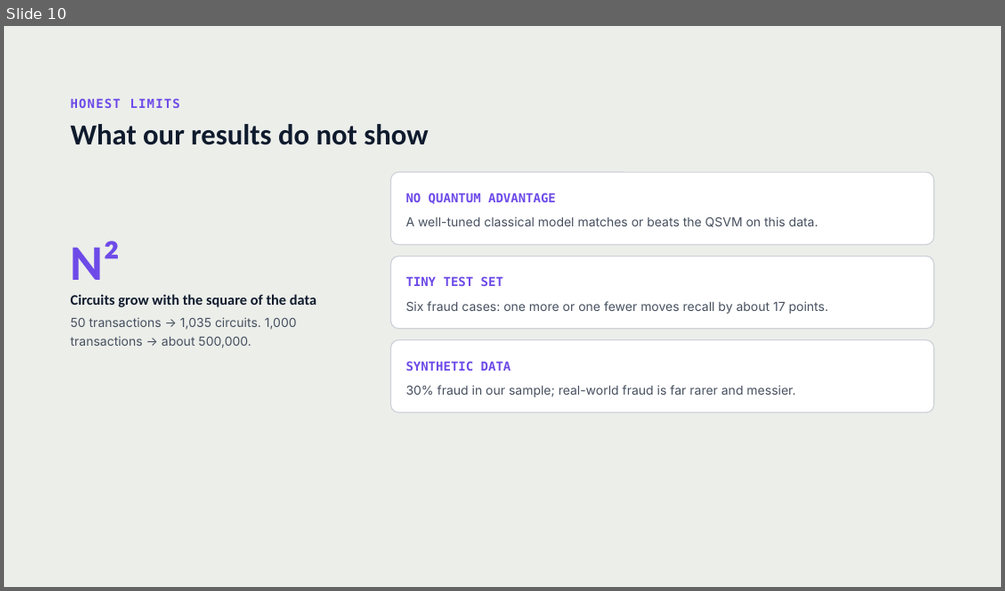
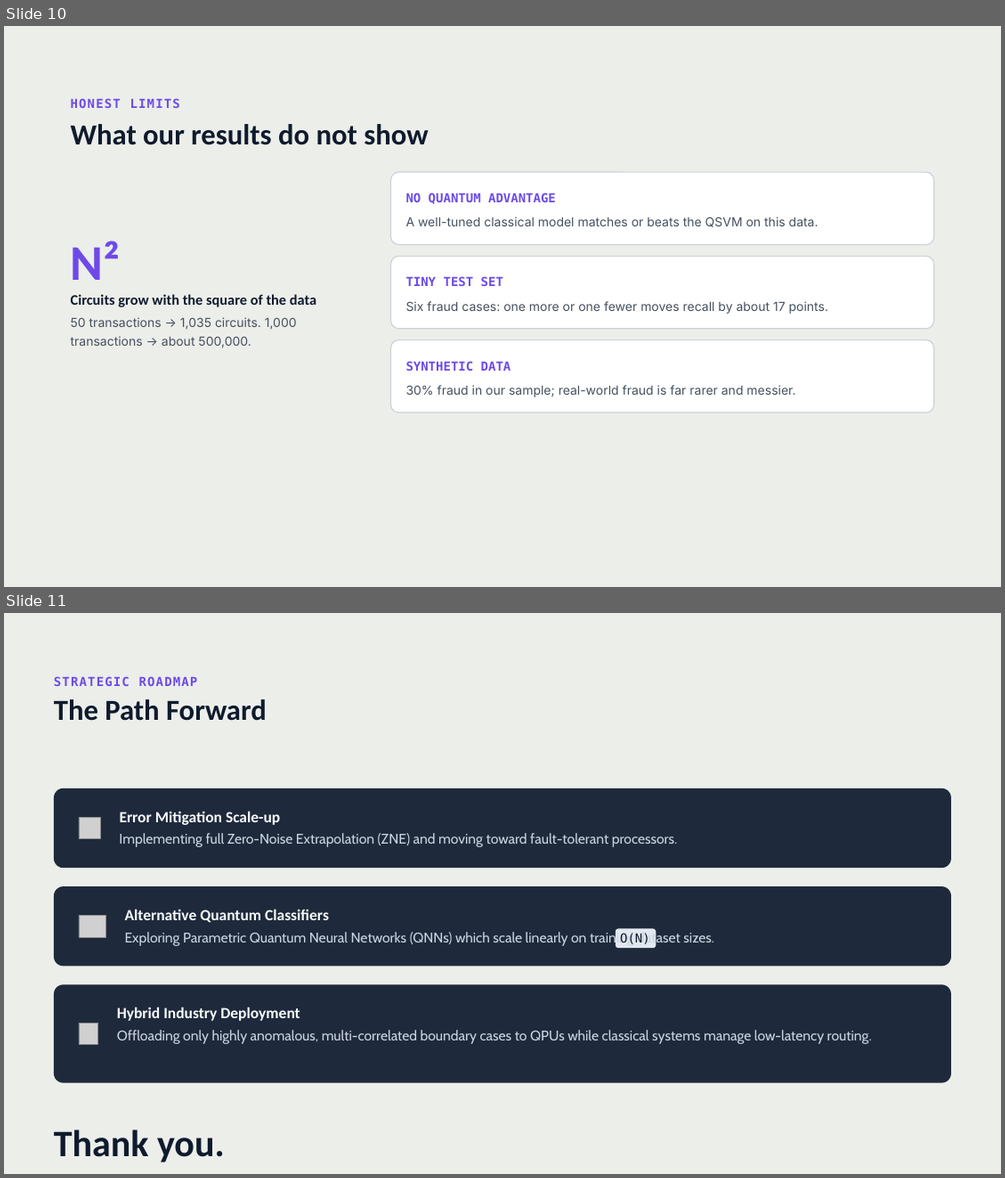
Before and after one commit to mhossain-ibm/Quantum-Heckathon-26-QMinds-QFDMF, a slide deck: QSVM Fraud Detection on IBM Quantum — Architecture-updated.pptx. Shown one above the other, each under a label of ours: slide 10 before the commit, slides 10 and 11 after it. The pictures are 1005x591 and 1005x1178 pixels, drawn with LibreOffice and Linux fonts; fonts in the diff are those of the drawing; grey boxes stand for pictures. Boxes give left, top, right and bottom in pixels: in the first picture for what was removed or moved away, otherwise in the second. Text is boxed around its words. In the diff, an @@ line names an element or a change of style, - is before the commit and + after.

```diff
--- a/QSVM Fraud Detection on IBM Quantum — Architecture-updated.pptx
+++ b/QSVM Fraud Detection on IBM Quantum — Architecture-updated.pptx
@@ slide 11 added at [4, 613, 1001, 1174], background #ECEEEA @@
@@ text added at [54, 676, 198, 686], 12 pt, text #6D4AE8, bold @@
+STRATEGIC ROADMAP
@@ text added at [54, 699, 267, 721], 28 pt, text #0F1B2D, bold @@
+The Path Forward
@@ rounded rectangle added at [54, 788, 952, 868], fill #1E293B @@
@@ picture added at [79, 817, 100, 839] @@
@@ text added at [120, 811, 280, 825], 15 pt, text #F8FAFC, bold @@
+Error Mitigation Scale-up
@@ text added at [119, 833, 678, 847], 13.5 pt, text #CBD5E1 @@
+Implementing full Zero-Noise Extrapolation (ZNE) and moving toward fault-tolerant processors.
@@ rounded rectangle added at [54, 887, 952, 966], fill #1E293B @@
@@ picture added at [79, 915, 105, 937] @@
@@ text added at [125, 908, 329, 923], 15 pt, text #F8FAFC, bold @@
+Alternative Quantum Classifiers
@@ text added at [125, 930, 714, 946], 13.5 pt, text #CBD5E1 @@
+Exploring Parametric Quantum Neural Networks (QNNs) which scale linearly on training dataset sizes.
@@ rounded rectangle added at [615, 929, 656, 948], fill #E2E8F0 @@
@@ text added at [620, 933, 650, 944], 12 pt, text #0F172A @@
+O(N)
@@ rounded rectangle added at [54, 985, 952, 1083], fill #1E293B @@
@@ text added at [117, 1006, 299, 1021], 15 pt, text #F8FAFC, bold @@
+Hybrid Industry Deployment
@@ picture added at [79, 1022, 98, 1045] @@
@@ text added at [117, 1030, 872, 1044], 13.5 pt, text #CBD5E1 @@
+Offloading only highly anomalous, multi-correlated boundary cases to QPUs while classical systems manage low-latency routing.
@@ text added at [54, 1129, 225, 1162], 36 pt, text #0F1B2D, bold @@
+Thank you.
```
Also in this commit, not shown: 1 slide changed, 1 slide removed.
